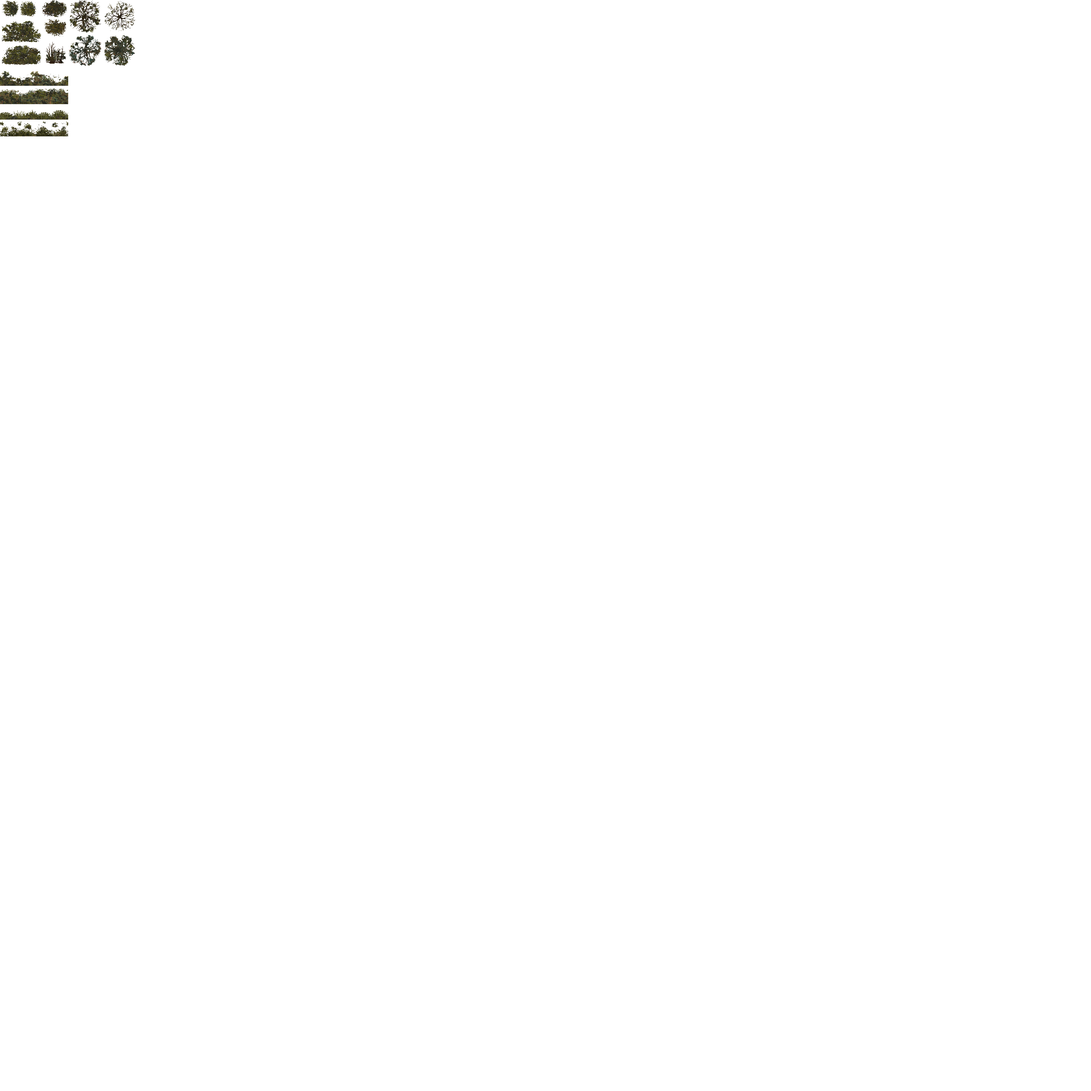
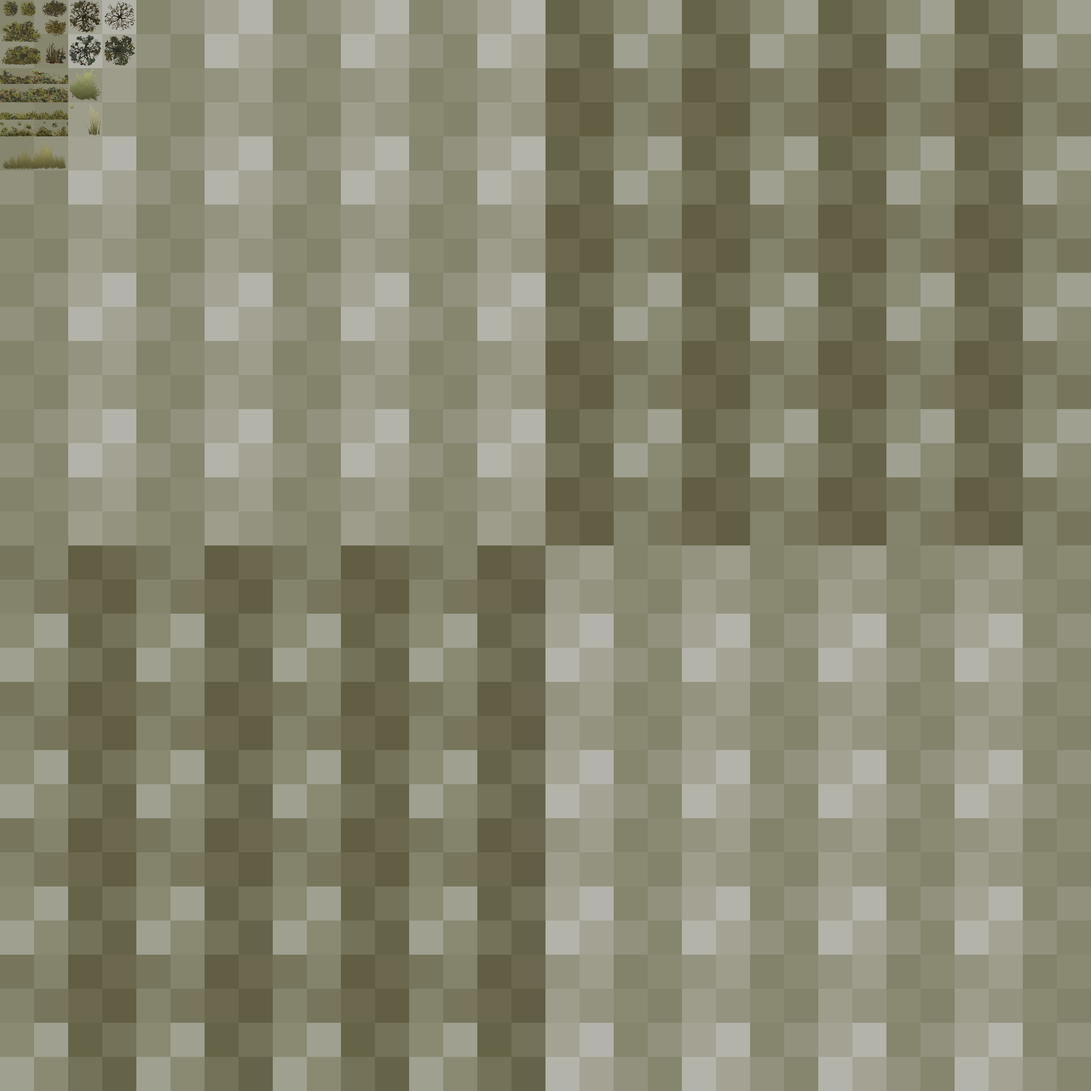
Comparing the layer stacks of the two 1091x1091 images. Changes:
added layer "Layer 12" above "Layer 9 copy" over [84, 104, 104, 136]
added layer "Layer 9 copy" (80%) above "Layer 9" over [1, 138, 67, 170]
added layer "Layer 9" above "Layer 8 copy" over [1, 138, 67, 170]
added layer "Layer 8 copy" (88%) above "Layer 8" over [69, 69, 102, 102]
added layer "Layer 8" above "Layer 7" over [69, 69, 102, 102]
added layer "Layer 7" above "Layer 11" over [69, 102, 75, 109]
painted on "Layer 4" over [0, 0, 69, 137]
removed layer "Layer 3" over [1, 0, 67, 66]
showed "Layer 1" over [0, 0, 1091, 1091]
